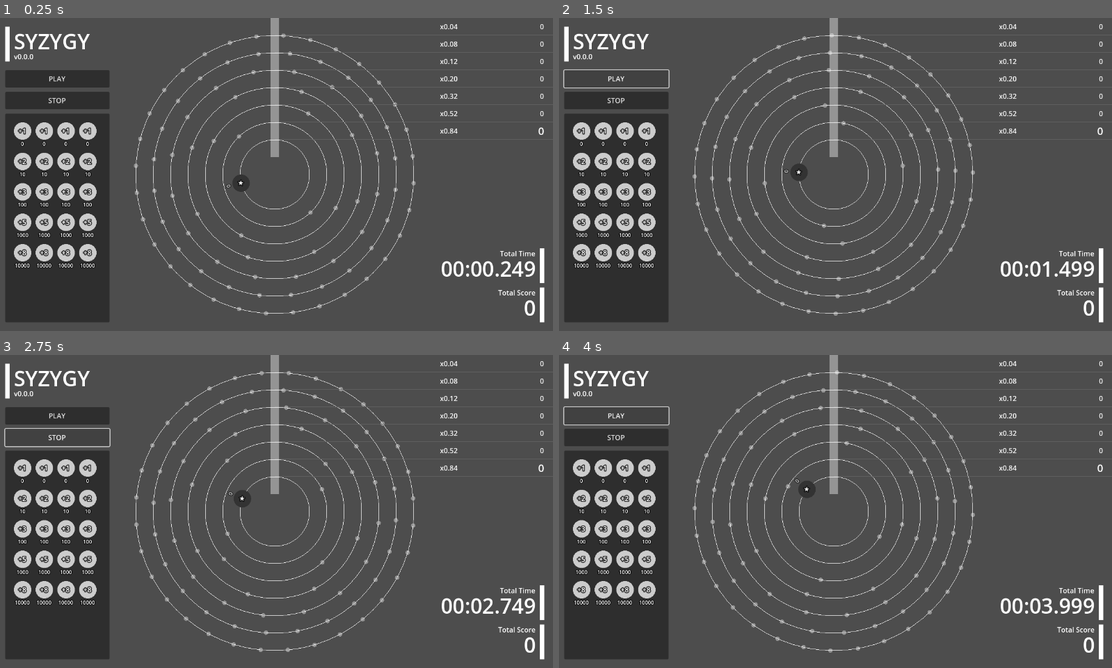
Above: before the commit, frames 1-4 (two rows, left to right).
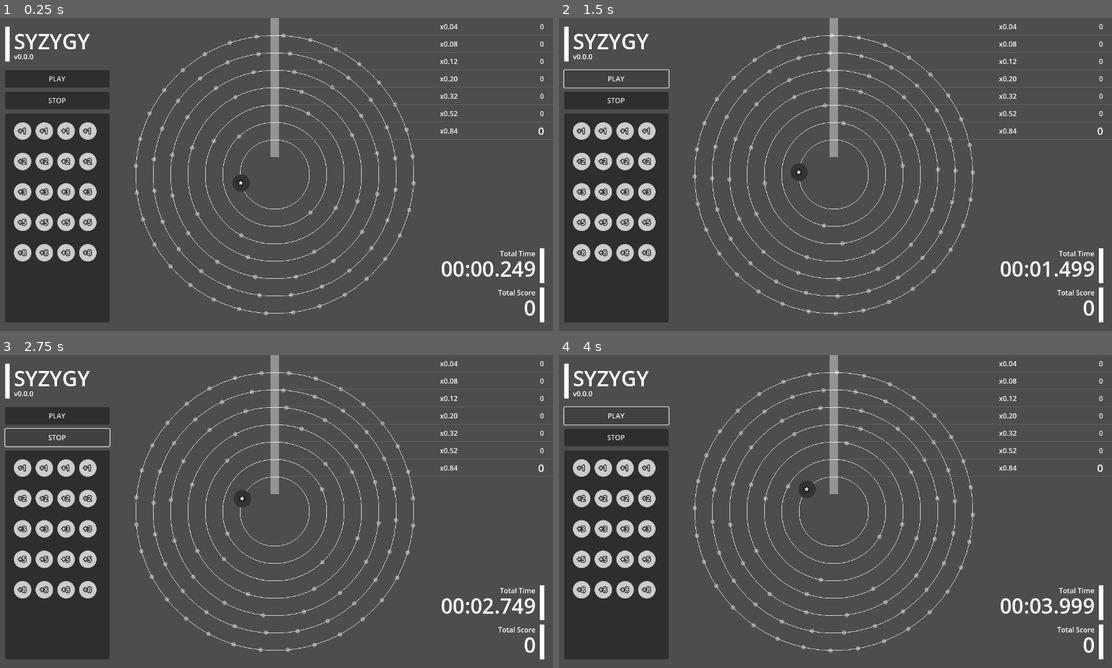
Above: after the commit, the same moments.

Repository: kamikoloss/syzygy
Game: Godot game, scene res://scenes/main.tscn
Two runs of this game, one before a commit and one after it. Both use one fixed random seed, a clock stepped at 60 frames per second and the inputs below.
Inputs:
- Up to frame 1 (0.25 s): no input
- Up to frame 2 (1.5 s): click "PLAY" at 0.5 s; click "PLAY" at 1.25 s
- Up to frame 3 (2.75 s): click "STOP" at 2 s
- Up to frame 4 (4 s): click "STOP" at 2.75 s; click "PLAY" at 3.5 s

The runs differ from the first frame. In frame 1, 0.4% of the frame differs, in the area x 2-42%, y 39-80%; in frame 2, 0.4%; in frame 3, 0.4%; in frame 4, 0.4%, in the area x 2-44%, y 39-80%.

Commit message:
update to tween score text

Diff:
--- a/scenes/chip.tscn
+++ b/scenes/chip.tscn
@@ -48,6 +48,7 @@
 vertical_alignment = 1
 
 [node name="LabelPrice" type="Label" parent="."]
+visible = false
 layout_mode = 0
 offset_left = -20.0
 offset_top = 30.0
--- a/scenes/main.gd
+++ b/scenes/main.gd
@@ -1,6 +1,7 @@
 extends Control
 
 const PLAY_STOP_DURATION = 0.2
+const SCORE_CHANGE_DURATION = 0.2
 
 @export var objects: Control
 @export var chip_storage: GridContainer
@@ -17,10 +18,17 @@
 
 var total_score := 0:
     set(v):
+        var before = total_score
         total_score = v
-        _label_total_score.text = "%s" % [total_score]
+        var tween := create_tween().set_ease(Tween.EASE_OUT).set_trans(Tween.TRANS_QUINT)
+        tween.tween_method(func(v): _label_total_score.text = str(v), before, total_score, SCORE_CHANGE_DURATION)
+var stack_scores_sum := 0:
+    set(v):
+        var before = stack_scores_sum
+        stack_scores_sum = v
+        var tween := create_tween().set_ease(Tween.EASE_OUT).set_trans(Tween.TRANS_QUINT)
+        tween.tween_method(func(v): _label_score_sum.text = str(v), before, stack_scores_sum, SCORE_CHANGE_DURATION)
 var stack_scores := [0, 0, 0, 0, 0, 0]
-var stack_scores_sum := 0
 var total_time_sec := 0.0:
     set(v):
         total_time_sec = v
@@ -28,6 +36,8 @@
         var sec := int(total_time_sec) % 60
         var milli_sec := int(total_time_sec * 1000) % 1000
         _label_total_time.text = "%02d:%02d.%03d" % [min, sec, milli_sec]
+
+var _label_score_sum: Label
 
 
 func _ready() -> void:
@@ -37,9 +47,11 @@
     _button_stop.pressed.connect(_on_button_stop_pressed)
 
     _label_version.text = ProjectSettings.get_setting("application/config/version")
+    _label_score_sum = _label_line_score_parent.get_child(Rail.RAIL_NUMBER_SUM)
 
     # Score
     total_score = 0
+    stack_scores_sum = 0
     _reset_stack_scores()
 
     # Storage
@@ -84,16 +96,16 @@
 
 
 func _set_stack_score(rail_number: int, score: int) -> void:
+    var before = stack_scores[rail_number]
     stack_scores[rail_number] = score
+    var tween := create_tween().set_ease(Tween.EASE_OUT).set_trans(Tween.TRANS_QUINT)
     var label: Label = _label_line_score_parent.get_child(rail_number)
-    label.text = "%s" % [stack_scores[rail_number]]
+    tween.tween_method(func(v): label.text = str(v), before, stack_scores[rail_number], SCORE_CHANGE_DURATION)
 
     var sum := 0
     for stack_score in stack_scores:
         sum += stack_score
     stack_scores_sum = sum
-    var label_sum: Label = _label_line_score_parent.get_child(Rail.RAIL_NUMBER_SUM)
-    label_sum.text = "%s" % [stack_scores_sum]
 
 
 func _reset_stack_scores() -> void:
